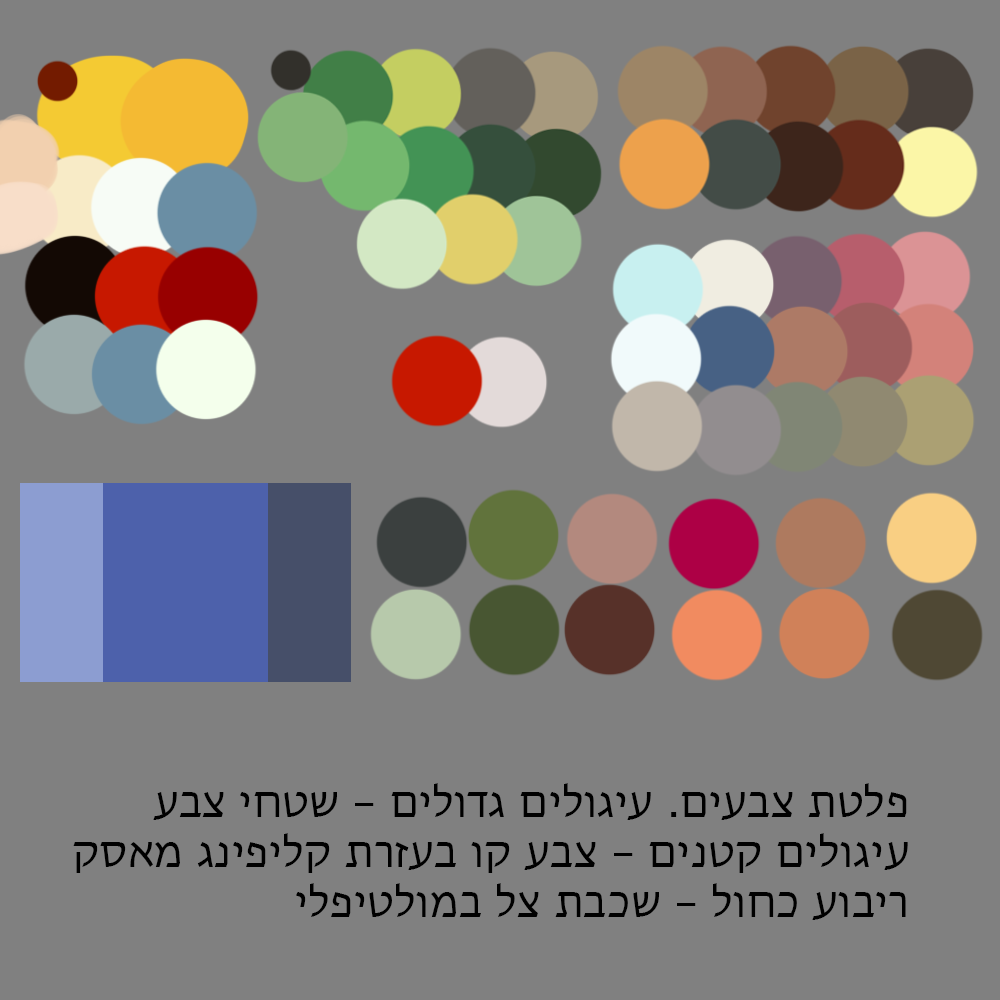
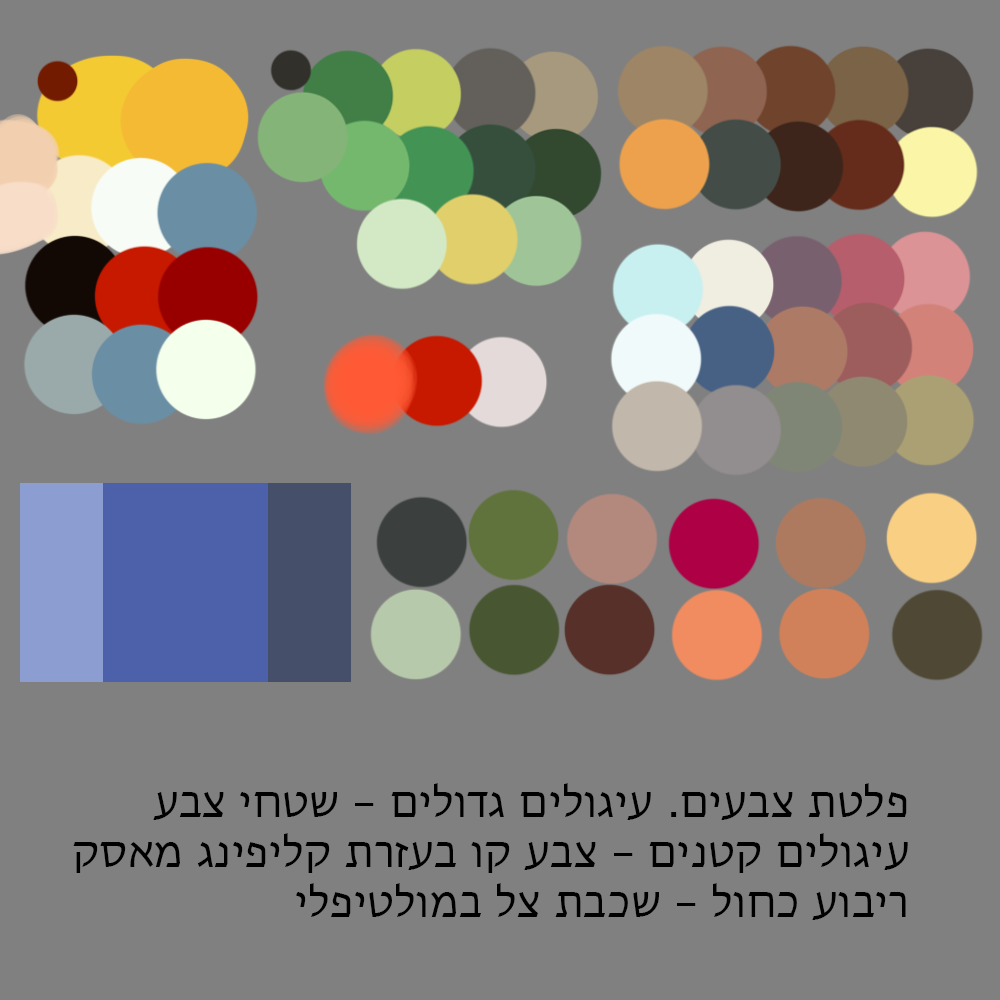
Layer changes from the first 1000x1000 image to the second:
painted on "Arrows + Outlines" over (323, 333, 418, 435)
